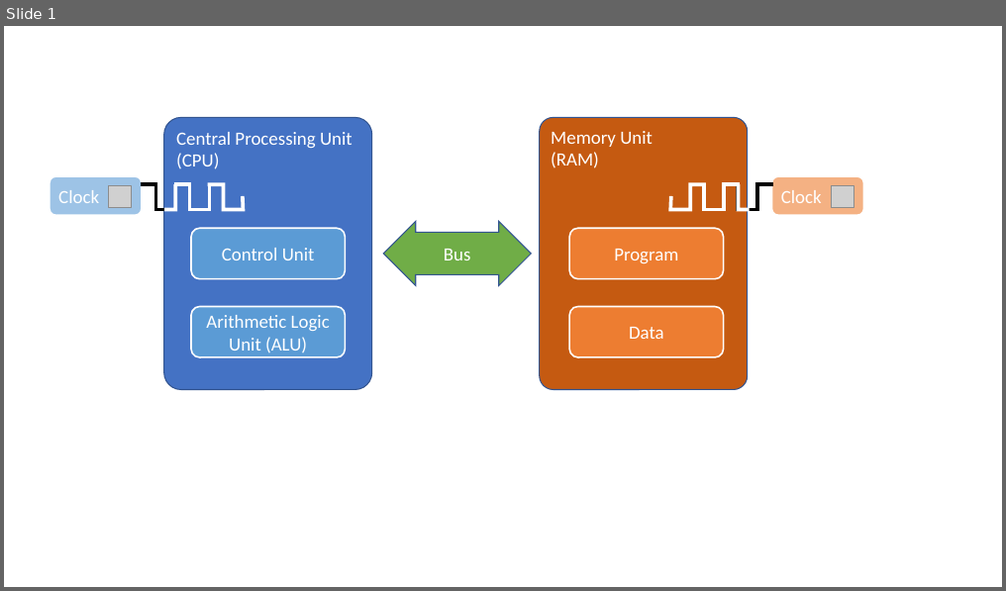
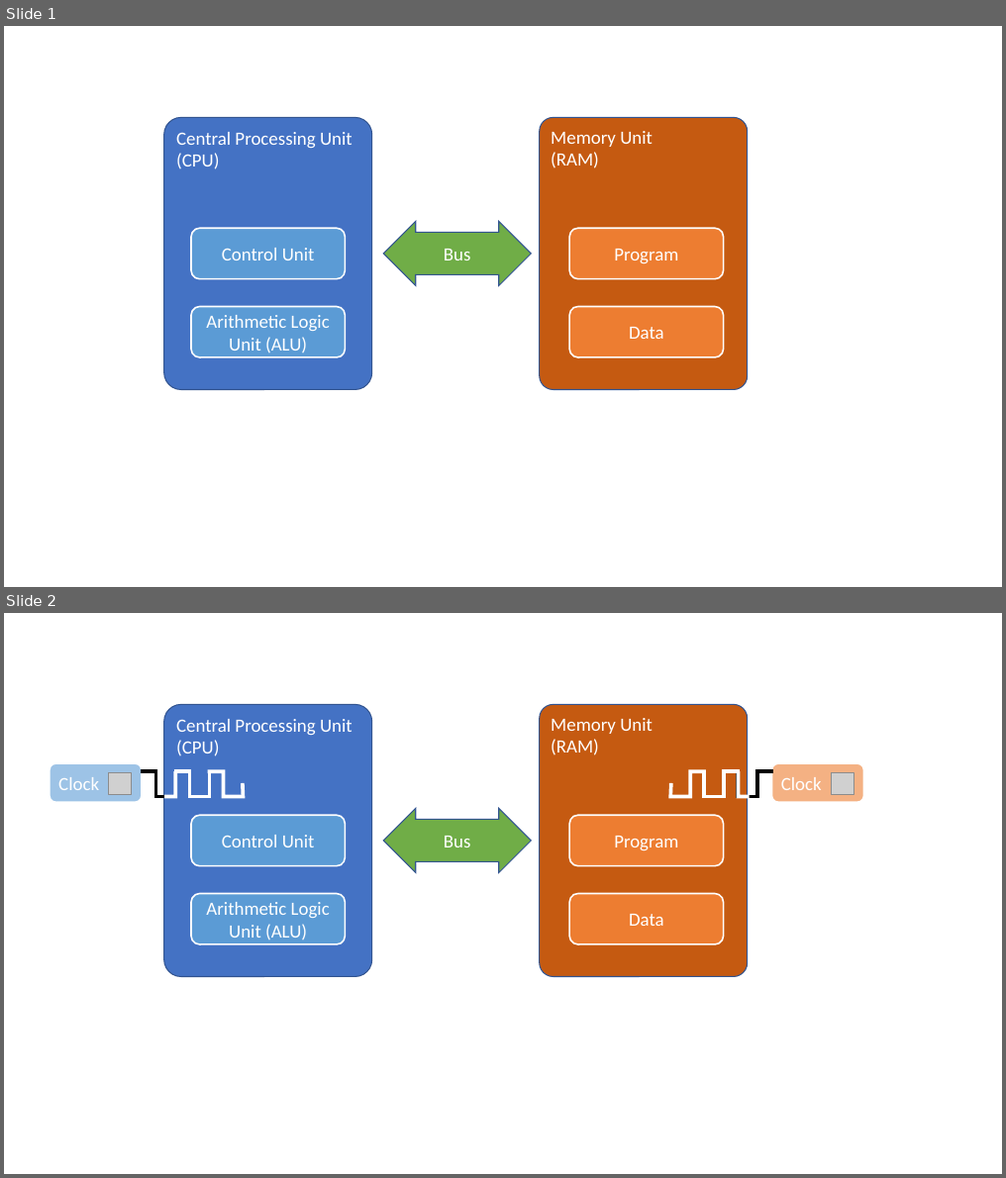
Before and after one commit to ofuhrer/HPC4WC, a slide deck: day1/img/memory_architectures.pptx. Shown one above the other, each under a label of ours: slide 1 before the commit, slides 1 and 2 after it. The pictures are 1006x591 and 1006x1178 pixels, drawn with LibreOffice and Linux fonts; fonts in the diff are those of the drawing; grey boxes stand for pictures. Boxes give left, top, right and bottom in pixels: in the first picture for what was removed or moved away, otherwise in the second. Text is boxed around its words. In the diff, an @@ line names an element or a change of style, - is before the commit and + after.

```diff
--- a/day1/img/memory_architectures.pptx
+++ b/day1/img/memory_architectures.pptx
@@ slide 1 added at bbox=[4, 26, 1002, 587], background #FFFFFF @@
@@ rounded rectangle added at bbox=[164, 117, 372, 390], fill #4472C4, outline #325491 1 pt, 18 pt, text #FFFFFF @@
+Central Processing Unit (CPU)
@@ rounded rectangle added at bbox=[540, 117, 747, 390], fill #C55A11, outline #325491 1 pt, 18 pt, text #FFFFFF @@
+Memory Unit
+(RAM)
@@ rounded rectangle added at bbox=[191, 228, 346, 279], fill #5B9BD5, outline #FFFFFF 1.5 pt, 18 pt, text #FFFFFF @@
+Control Unit
@@ left right arrow added at bbox=[383, 221, 531, 285], fill #70AD47, outline #325491 1 pt, 18 pt, text #FFFFFF @@
+Bus
@@ rounded rectangle added at bbox=[570, 228, 724, 279], fill #ED7D31, outline #FFFFFF 1.5 pt, 18 pt, text #FFFFFF @@
+Program
@@ rounded rectangle added at bbox=[191, 307, 346, 358], fill #5B9BD5, outline #FFFFFF 1.5 pt, 18 pt, text #FFFFFF @@
+Arithmetic Logic Unit (ALU)
@@ rounded rectangle added at bbox=[570, 307, 724, 358], fill #ED7D31, outline #FFFFFF 1.5 pt, 18 pt, text #FFFFFF @@
+Data
@@ what was slide 1 is now slide 2 @@
```
Also in this commit, not shown: 2 other files.
